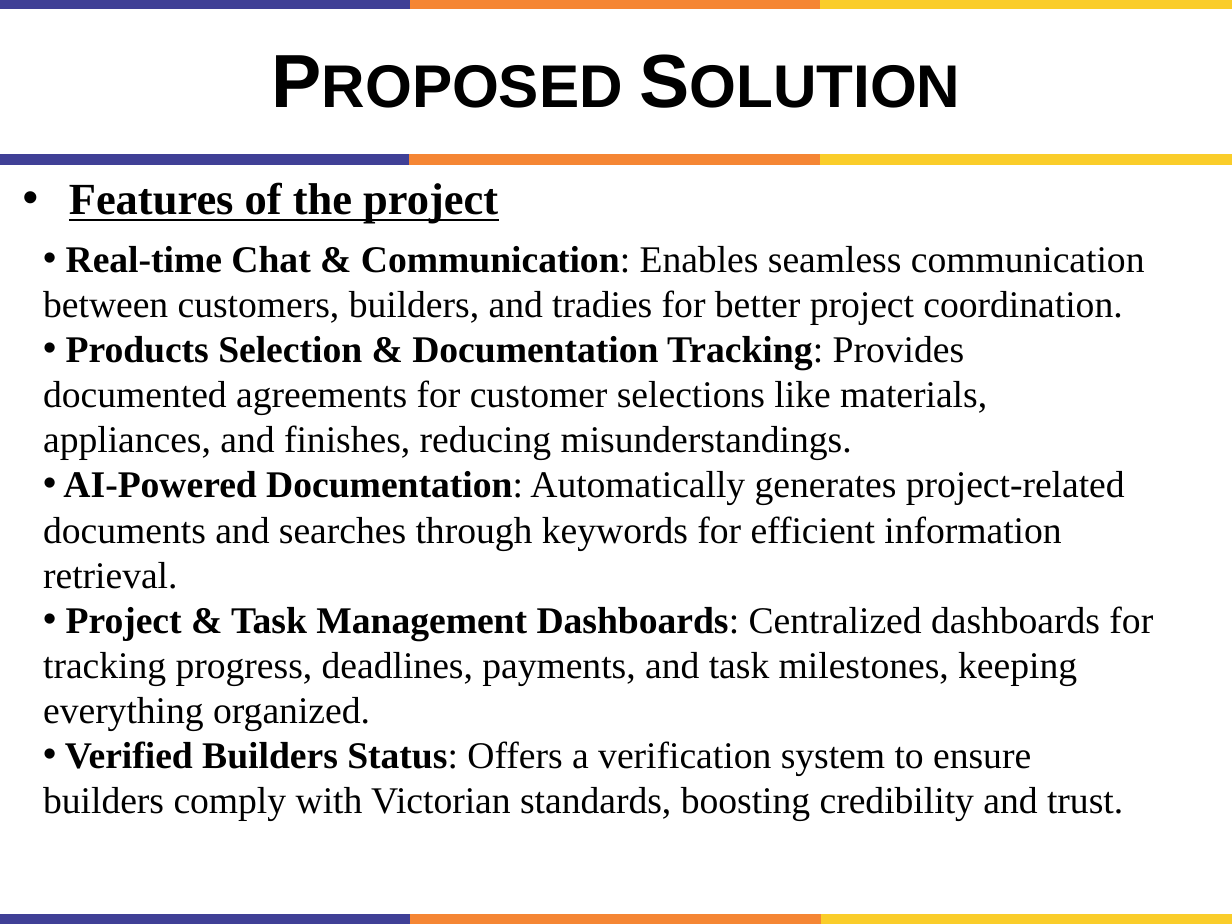
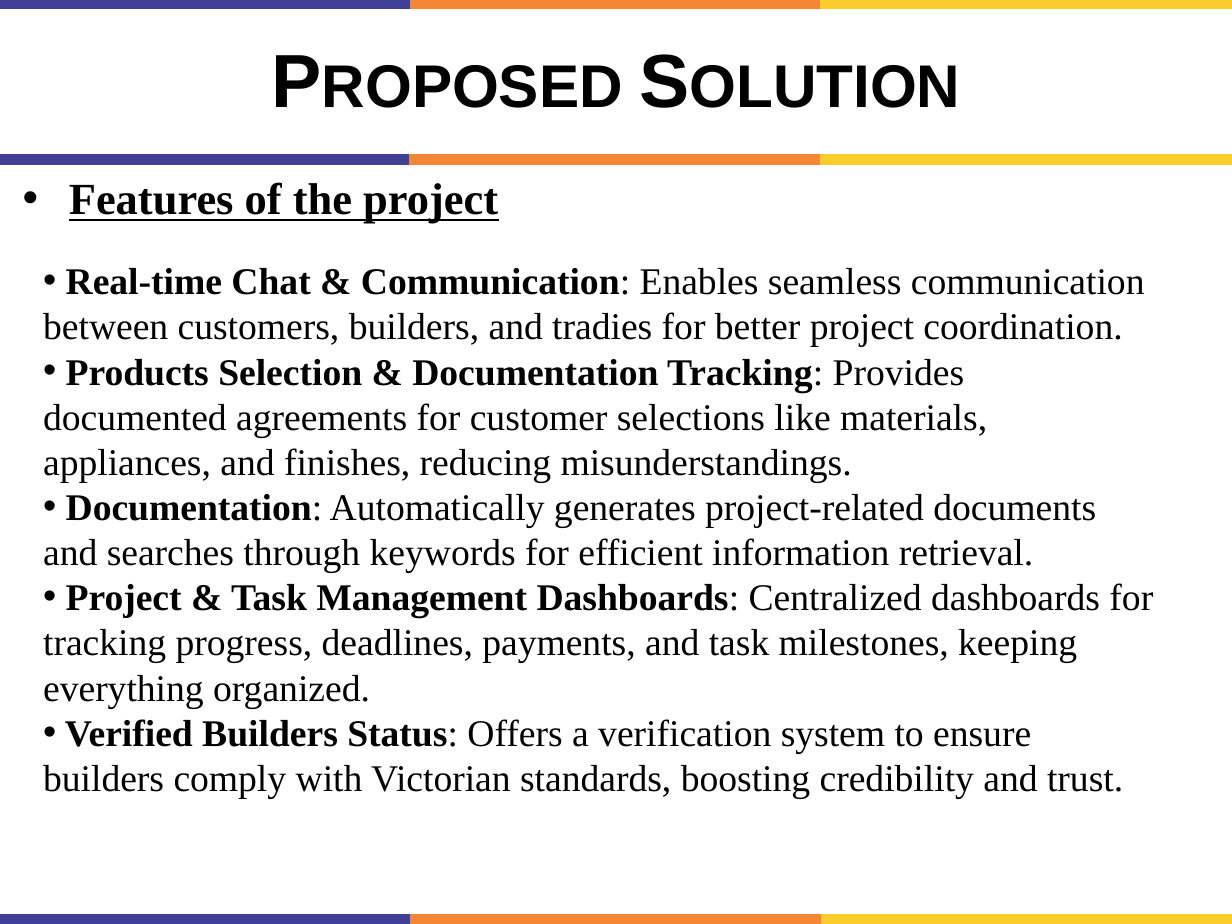
Before and after one commit to engineershoaibakhter/University-Courses, a slide deck: slide 9 of My 7th Semester/FYP/FYP PPT.pptx. Drawn at 1232x924 pixels with LibreOffice and Linux fonts; fonts in the diff are those of the drawing. Boxes give left, top, right and bottom in pixels: in the first picture for what was removed or moved away, otherwise in the second. Text is boxed around its words. In the diff, an @@ line names an element or a change of style, - is before the commit and + after.

```diff
--- a/My 7th Semester/FYP/FYP PPT.pptx
+++ b/My 7th Semester/FYP/FYP PPT.pptx
@@ text "Real-time Chat & Communication: Enables ...": place and size @@
-text "Real-time Chat & Communication: Enables ..." at [43, 246, 1153, 821]
+text "Real-time Chat & Communication: Enables ..." at [43, 268, 1153, 799]
@@ text at [43, 494, 1096, 573]: text changed @@
-• AI-Powered Documentation: Automatically generates project-related documents and searches through keywords for efficient information retrieval.
+• Documentation: Automatically generates project-related documents and searches through keywords for efficient information retrieval.
```
Also in this commit, not shown: 9 other slides changed, 1 other file.
